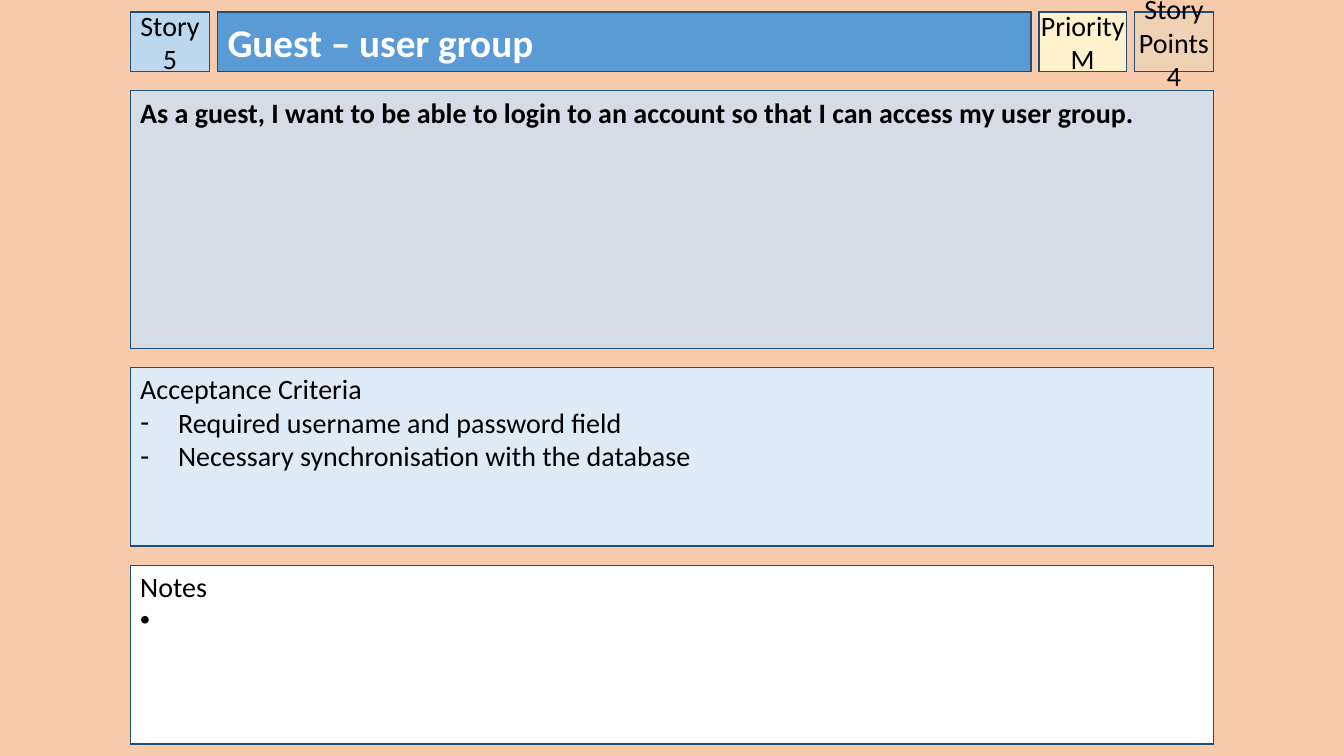
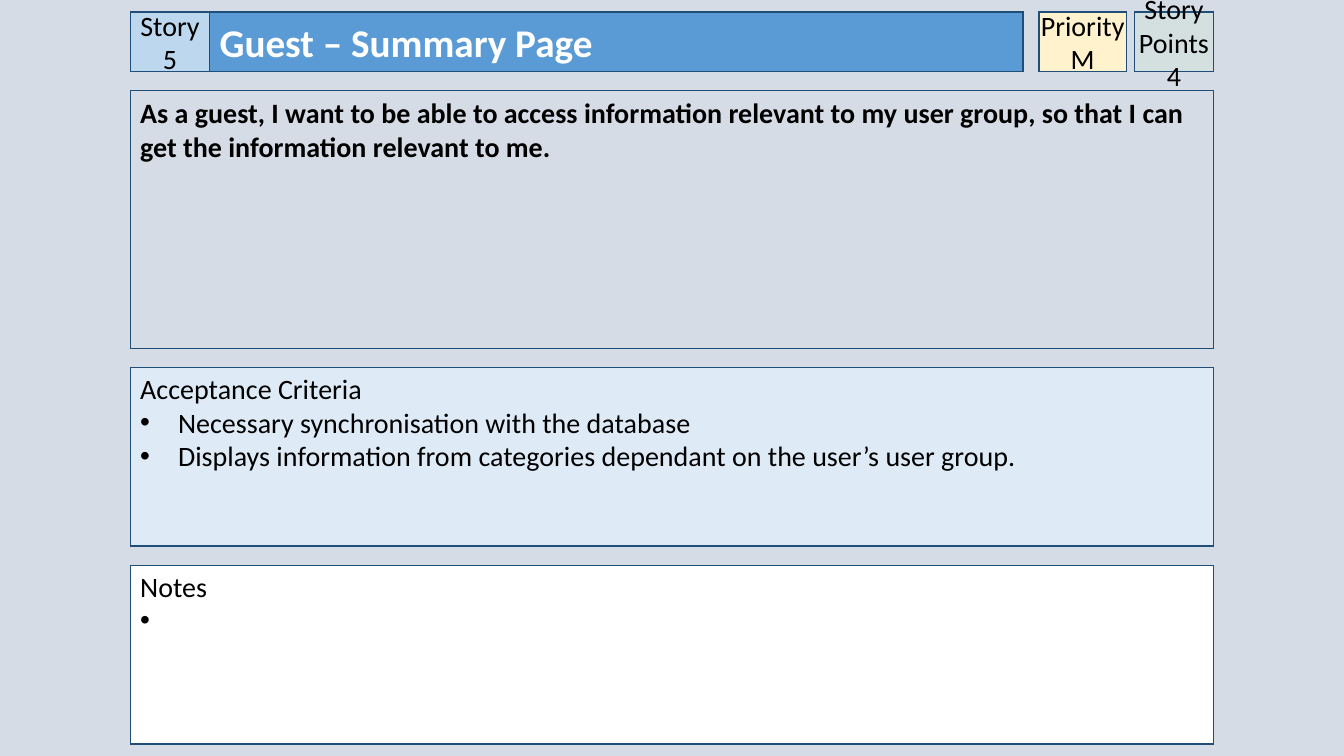
Before and after one commit to owencharters/IFB299, a slide deck: slide 6 of IFB299 - Collaborated User Stories - 2.pptx. Drawn at 1344x756 pixels with LibreOffice and Linux fonts; fonts in the diff are those of the drawing. Boxes give left, top, right and bottom in pixels: in the first picture for what was removed or moved away, otherwise in the second. Text is boxed around its words. In the diff, an @@ line names an element or a change of style, - is before the commit and + after.

```diff
--- a/IFB299 - Collaborated User Stories - 2.pptx
+++ b/IFB299 - Collaborated User Stories - 2.pptx
@@ background #F8CBAD to #D6DCE5 @@
@@ rectangle "Guest – Summary Page": place and size @@
-rectangle "Guest – Summary Page" at [218, 12, 1031, 72]
+rectangle "Guest – Summary Page" at [210, 12, 1023, 72]
@@ text in rectangle at [220, 31, 592, 64]: text changed @@
-Guest – user group
+Guest – Summary Page
@@ text in rectangle at [140, 103, 1183, 162]: text changed @@
-As a guest, I want to be able to login to an account so that I can access my user group.
+As a guest, I want to be able to access information relevant to my user group, so that I can get the information relevant to me.
@@ text in rectangle at [178, 413, 621, 438]: paragraph removed @@
-– Required username and password field
@@ text in rectangle at [178, 413, 690, 438]: bullet - to • @@
@@ text in rectangle at [178, 446, 1015, 471]: paragraph added @@
+• Displays information from categories dependant on the user’s user group.
```
Also in this commit, not shown: 18 other slides changed, 1 slide added, 1 other file.
